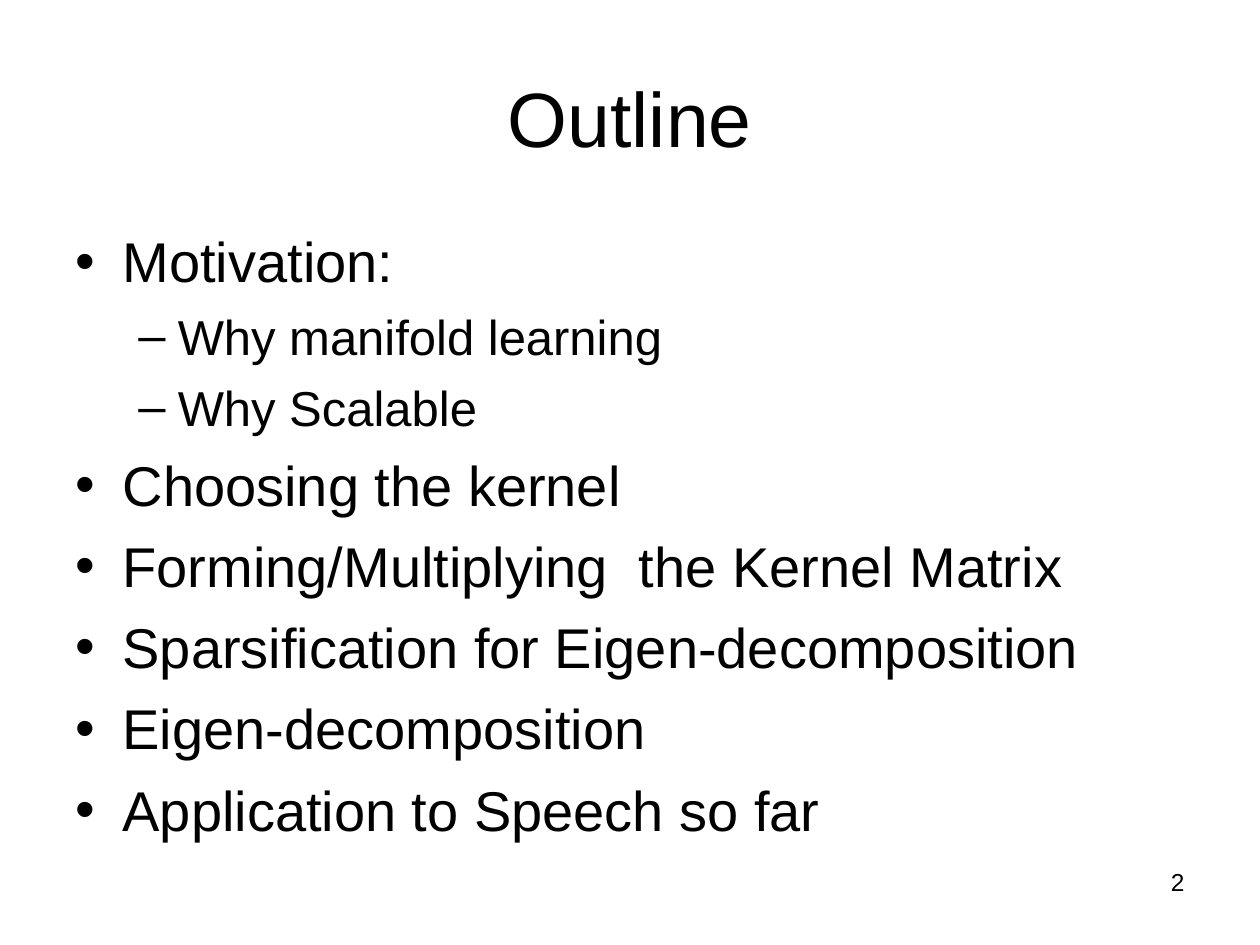
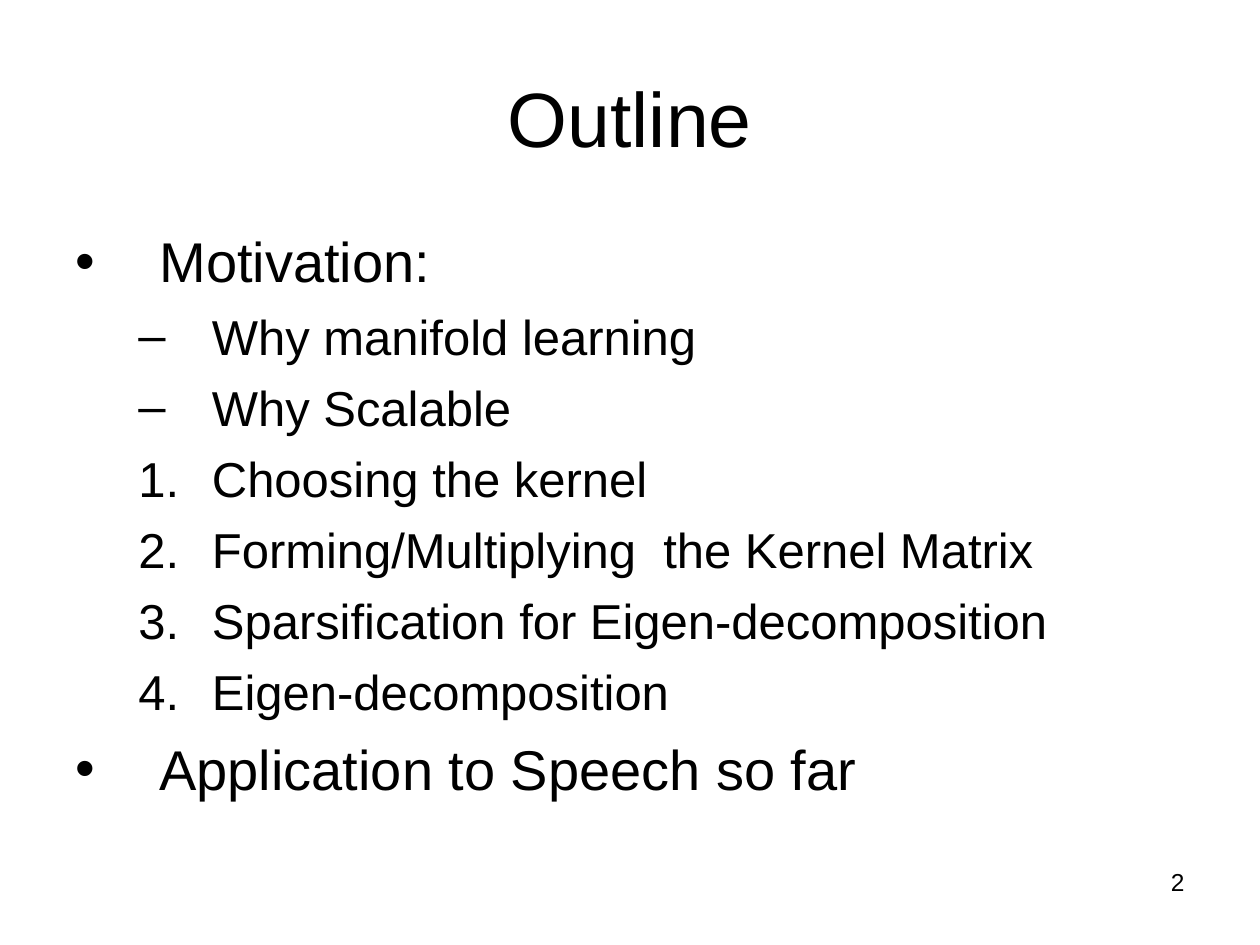
Before and after one commit to subailong/mlpack, a slide deck: slide 2 of fastlib/u/nvasil/docs/proposal/proposal.ppt. Drawn at 1260x945 pixels with LibreOffice and Linux fonts; fonts in the diff are those of the drawing. Boxes give left, top, right and bottom in pixels: in the first picture for what was removed or moved away, otherwise in the second. Text is boxed around its words. In the diff, an @@ line names an element or a change of style, - is before the commit and + after.

```diff
--- a/fastlib/u/nvasil/docs/proposal/proposal.ppt
+++ b/fastlib/u/nvasil/docs/proposal/proposal.ppt
@@ text "Motivation:" at (159,241,1047,801): size 32 to 28 pt in "Choosing the kernel", "Forming/Multiplying the Kernel Matrix", "Sparsification for Eigen-decomposition", "Eigen-decomposition"; indent changed; bullet • to 1.; list level 1 to 2 in "Choosing the kernel"; list level 1 to 2 in "Forming/Multiplying the Kernel Matrix"; list level 1 to 2 in "Sparsification for Eigen-decomposition"; list level 1 to 2 in "Eigen-decomposition" @@
```
Also in this commit, not shown: 22 other slides changed, 11 slides added, 9 slides removed.
